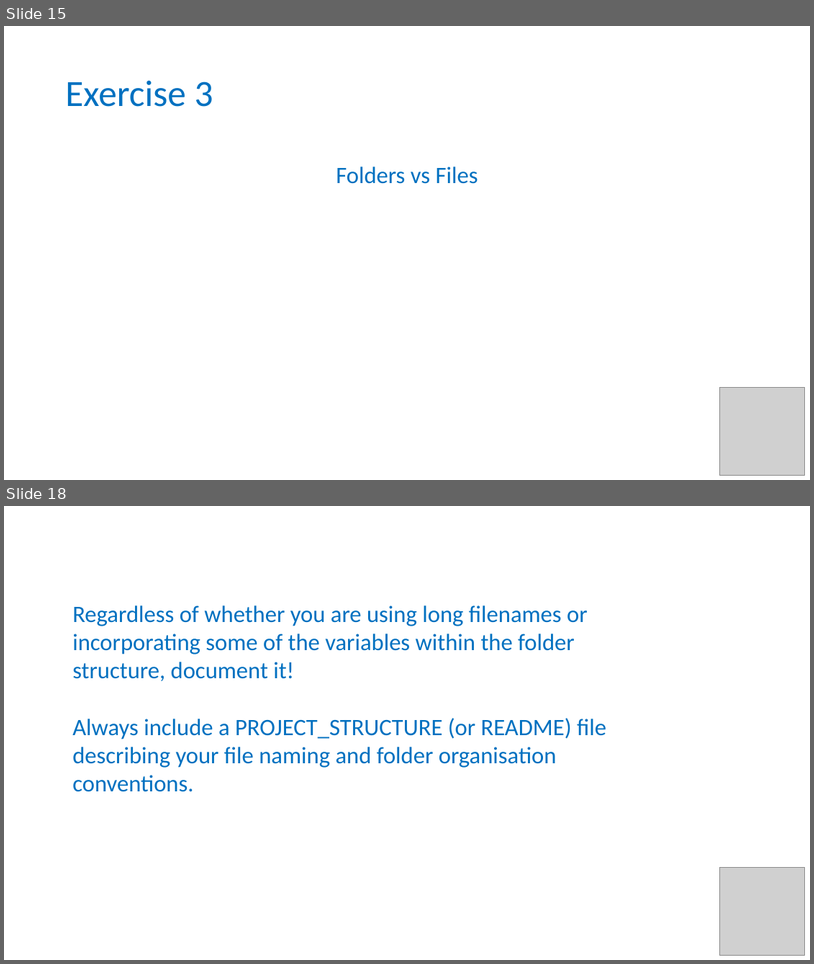
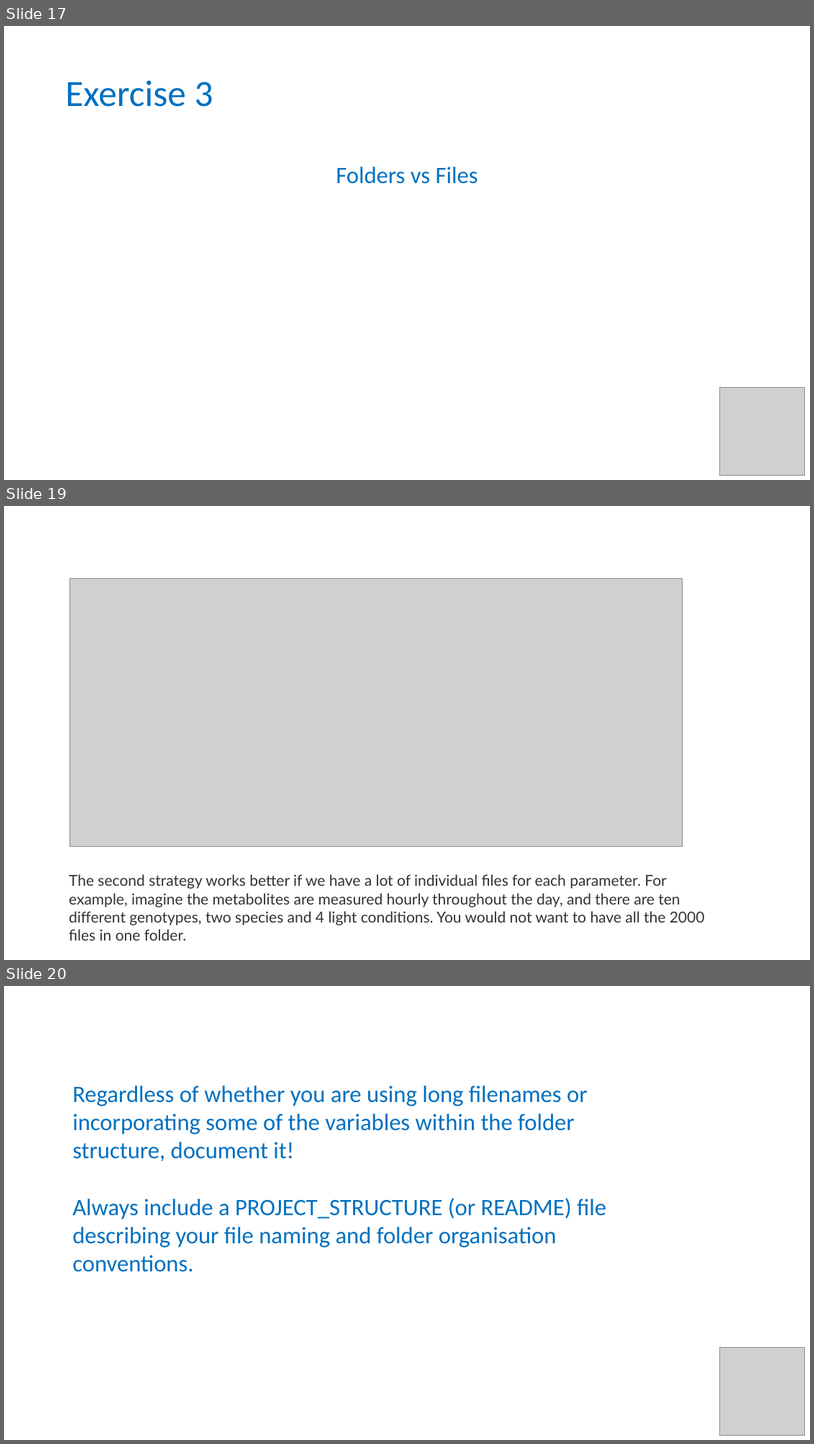
Before and after one commit to tobyhodges/solid-waddle, a slide deck: instructors/09-working-with-files_v2.0.pptx. Shown one above the other, each under a label of ours: slides 15 and 18 before the commit, slides 17, 19 and 20 after it; the slides between them are not shown. The pictures are 814x964 and 814x1444 pixels, drawn with LibreOffice and Linux fonts; fonts in the diff are those of the drawing; grey boxes stand for pictures; background and template pictures are left out. Boxes give left, top, right and bottom in pixels: in the first picture for what was removed or moved away, otherwise in the second. Text is boxed around its words. In the diff, an @@ line names an element or a change of style, - is before the commit and + after.

```diff
--- a/instructors/09-working-with-files_v2.0.pptx
+++ b/instructors/09-working-with-files_v2.0.pptx
@@ slide 19 added at (4, 506, 810, 960), background #FFFFFF @@
@@ picture added at (70, 578, 683, 846) @@
@@ text added at (69, 874, 705, 940), 18 pt, text #333333 @@
+The second strategy works better if we have a lot of individual files for each parameter. For example, imagine the metabolites are measured hourly throughout the day, and there are ten different genotypes, two species and 4 light conditions. You would not want to have all the 2000 files in one folder.
@@ what was slide 15 is now slide 17 @@
@@ what was slide 18 is now slide 20 @@
```
Also in this commit, not shown: 1 slide changed, 3 other slides added, 2 slides removed.
